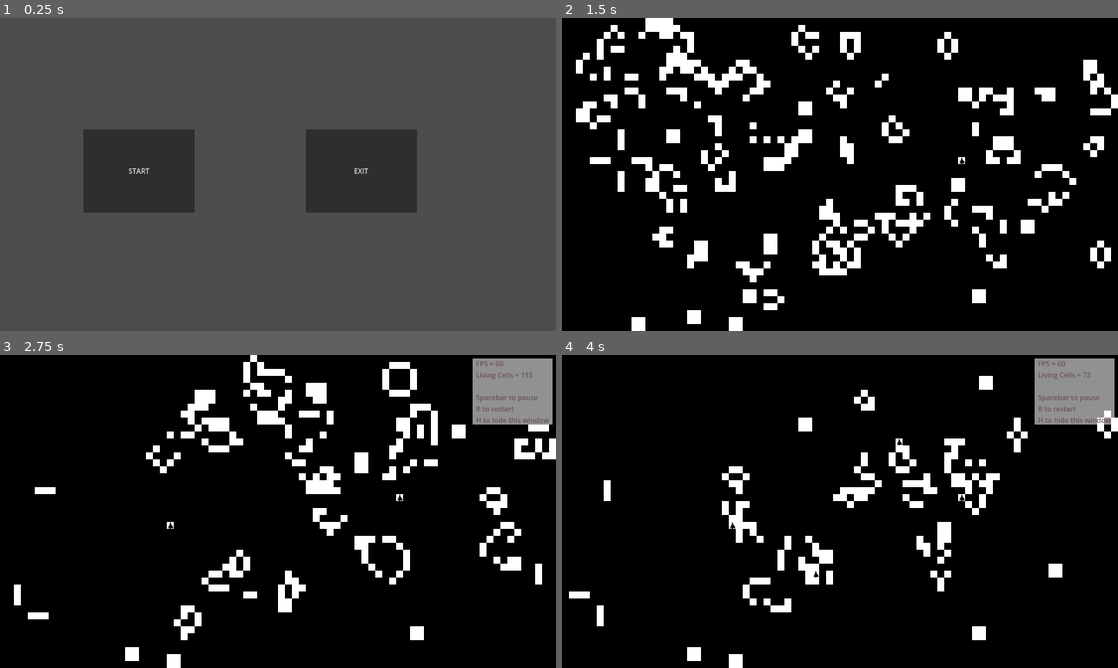
Above: before the commit, frames 1-4 (two rows, left to right).
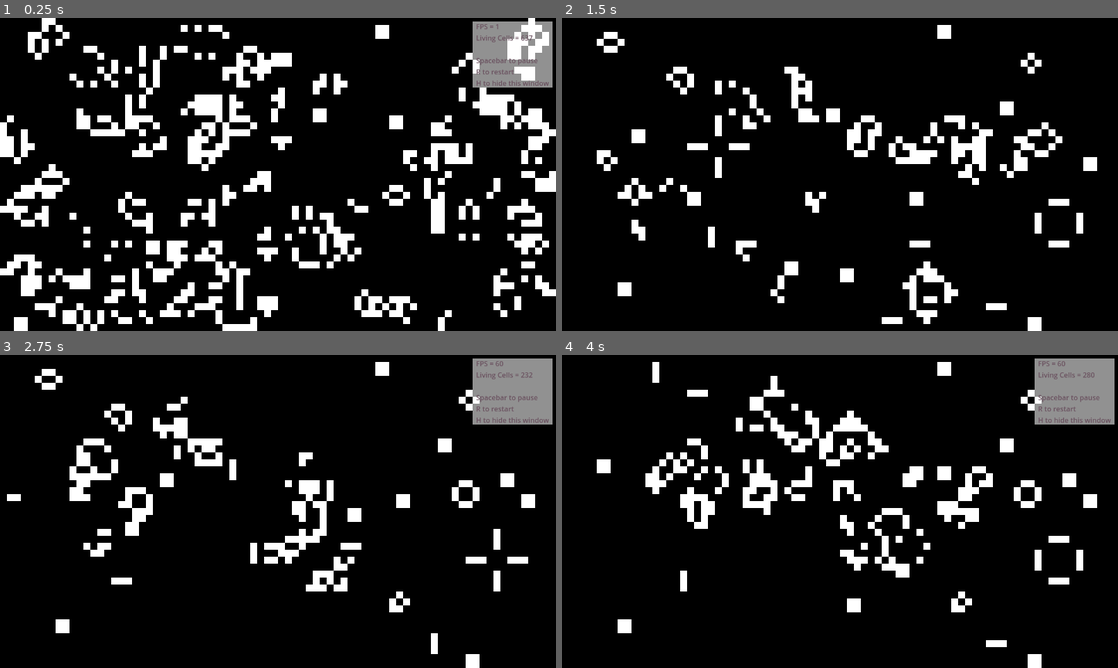
Above: after the commit, the same moments.

Repository: Karsteski/Game-of-Life-Godot
Game: Godot game, scene res://main.tscn
Two runs of this game, one before a commit and one after it. Both use one fixed random seed, a clock stepped at 60 frames per second and the inputs below. Before the commit the project starts from res://menu.tscn.
Inputs (mouse positions are in pixels of both pictures, inside the frame that each line leads up to):
- Up to frame 1 (0.25 s): no input
- Up to frame 2 (1.5 s): click (701, 171) at 0.5 s, where only the run before the commit has a clickable "START"; move the mouse to (962, 158) at 1.27 s; tap H (hide_window) at 1.35 s; click (962, 158) at 1.42 s
- Up to frame 3 (2.75 s): move the mouse to (166, 527) at 2.02 s; tap H (hide_window) at 2.1 s; click (166, 527) at 2.17 s
- Up to frame 4 (4 s): move the mouse to (895, 442) at 2.77 s; tap H (hide_window) at 2.85, 3.6 s; click (895, 442) at 2.92 s; move the mouse to (812, 574) at 3.52 s; click (812, 574) at 3.67 s

The runs differ from the first frame. In frame 1, 100% of the frame differs, in the area x 0-100%, y 0-100%; in frame 2, 17%; in frame 3, 13%; in frame 4, 12%.

Commit message:
Added the ability to add glider patterns into the game of life

Diff:
--- a/main.gd
+++ b/main.gd
@@ -5,7 +5,21 @@
 var is_game_paused = false
 var living_cells = 0
 
+
 signal game_exited
+
+func _generate_blank_cells(num_x: int, num_y: int) -> Array:
+	var cells = []
+
+	for x in range(num_x):
+		cells.append([])
+		cells[x].resize(num_y)
+
+		for y in range(num_y):
+			cells[x][y] = false
+
+	return cells
+
 
 func generate_cells(num_x: int, num_y: int) -> Array:
 	var cells = []
@@ -63,6 +77,7 @@
 					new_cells[x][y] = false
 				elif num_alive_neighbours == 2 or num_alive_neighbours == 3:
 					# Cell is happy and remains alive
+					living_cells += 1
 					new_cells[x][y] = true
 			else: # Cell is dead
 				if num_alive_neighbours == 3:
@@ -72,34 +87,49 @@
 
 	return new_cells
 
+func insert_cells(cells_to_insert: Array, current_cells: Array, coords: Vector2i) -> bool:
+	if coords.x > current_cells.size() or coords.y > current_cells[coords.x].size():
+		return false
+
+	for i in range(cells_to_insert.size()):
+		for j in range(cells_to_insert[i].size()):
+			# Bounds checking
+			if coords.x + i > current_cells.size() or coords.y + j > current_cells[i].size():
+				continue
+
+			current_cells[coords.x + i][coords.y + j] = cells_to_insert[i][j]
+
+	return true
+
+func insert_glider(current_cells: Array, coords: Vector2i) -> void:
+	var glider_pattern = []
+	glider_pattern.resize(3)
+	glider_pattern[0] = [true, false, false]
+	glider_pattern[1] = [false, true, true]
+	glider_pattern[2] = [true, true, false]
+
+	insert_cells(glider_pattern, current_cells, coords)
+
 func draw_cells(cells: Array) -> void:
 	const WHITE_TILE = Vector2i(7, 7)
 	const BLACK_TILE = Vector2i(3, 3)
-	const CLICKED_TILE = Vector2i(4,3)
 	const TILE_SOURCE = 1
 
 	for x in range(cells.size()):
 		for y in range(cells[x].size()):
-			var cell_atlas_coords: Vector2i = $TileMapLayer.get_cell_atlas_coords(Vector2i(x,y))
+			$TileMapLayer.set_cell(Vector2i(x,y), TILE_SOURCE, WHITE_TILE if cells[x][y] else BLACK_TILE)
 
-			if cell_atlas_coords != CLICKED_TILE:
-				$TileMapLayer.set_cell(Vector2i(x,y), TILE_SOURCE, WHITE_TILE if cells[x][y] else BLACK_TILE)
 
-func draw_clicked_cell(click_position: Vector2) -> void:
-	var cell_coords: Vector2i = $TileMapLayer.local_to_map(click_position)
-	print("cell_coords = ", cell_coords)
-	print("click_pos = ", click_position)
-
-	const TILE_SOURCE = 1
-	const CLICKED_TILE = Vector2i(4,3)
-
-	$TileMapLayer.set_cell(cell_coords, TILE_SOURCE, CLICKED_TILE)
+func click_cell(click_position: Vector2) -> Vector2i:
+	var coords = $TileMapLayer.local_to_map(click_position)
+	return coords
 
 
 # Called when there is an input event
 func _input(event):
 	if event is InputEventMouseButton and event.pressed and event.button_index == MOUSE_BUTTON_LEFT:
-		draw_clicked_cell(event.position)
+		var clicked_cell_coords = click_cell(event.position)
+		insert_glider(cells_to_draw, clicked_cell_coords)
 
 
 # Called when the node enters the scene tree for the first time.
@@ -109,6 +139,15 @@
 	var num_y = dimensions.size.y / CELL_SIZE
 
 	cells_to_draw = generate_cells(num_x, num_y)
+	# cells_to_draw = generate_blank_cells(num_x, num_y)
+
+	var cells_to_insert = []
+	cells_to_insert.resize(3)
+	cells_to_insert[0] = [true, true, true]
+	cells_to_insert[1] = [true, false, true]
+	cells_to_insert[2] = [true, true]
+
+	# insert_cells(cells_to_insert, cells_to_draw, Vector2i(1,1))
 
 # Called every frame. 'delta' is the elapsed time since the previous frame.
 func _process(delta):
@@ -116,7 +155,6 @@
 	if not is_game_paused:
 		new_cells = next_iteration(cells_to_draw)
 		cells_to_draw = new_cells
-		# queue_redraw()
 
 	# Toggle the pausing of the game
 	if Input.is_action_just_pressed("pause_game") and not is_game_paused:
@@ -156,12 +194,3 @@
 	var _delta = delta
 
 	draw_cells(cells_to_draw)
-
-
-func _draw():
-	# for x in range(cells_to_draw.size()):
-	# 	for y in range(cells_to_draw[x].size()):
-	# 		draw_rect(Rect2(x * CELL_SIZE, y * CELL_SIZE,
-	# 			CELL_SIZE, CELL_SIZE),
-	# 			Color.WHITE if cells_to_draw[x][y] else Color.BLACK)
-	pass
--- a/project.godot
+++ b/project.godot
@@ -11,7 +11,7 @@
 [application]
 
 config/name="John Conway's Game of Life"
-run/main_scene="res://menu.tscn"
+run/main_scene="res://main.tscn"
 config/features=PackedStringArray("4.3", "Forward Plus")
 config/icon="res://icon.svg"
 
